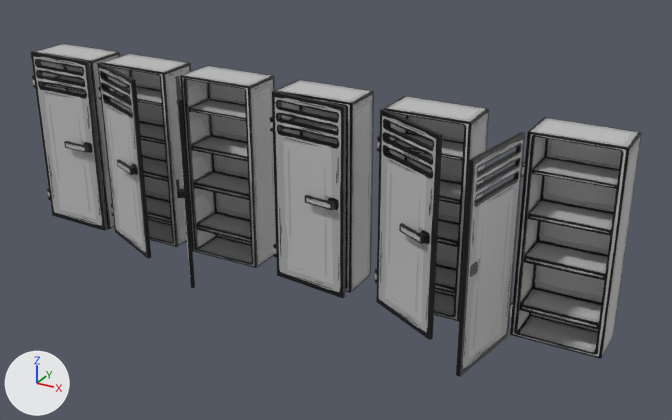
What one commit did to the Blender file Blender work files/space_lockers.blend.
Rendered twice from a 50 mm lens placed at (23.46, -18.4, 10.73), pointed at (13.87, -0.98, 2.02). Arrows for +X, +Y and +Z are at lower left; the lights stay in place.
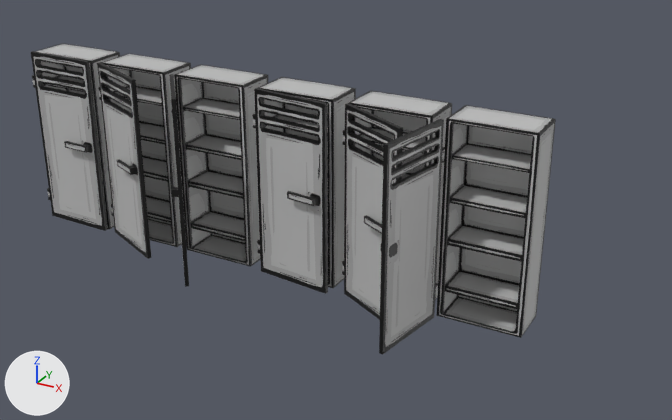
The change, as a list of edits to the scene's bpy script:
```text
Change ob_cube_002:
    ob_cube_002.location: (10.22, -0.13, -0.02) -> (10.05, -0.13, -0.02)
Change ob_cube_003:
    ob_cube_003.location: (13.04, 0.12, -0.02) -> (12.57, 0.12, -0.02)
Change ob_cube_004:
    ob_cube_004.location: (15.77, -0.02, -0.02) -> (14.91, -0.02, -0.02)
Change ob_cube_006:
    ob_cube_006.location: (18.55, -0.21, -0.02) -> (16.8, -0.21, -0.02)
```

Location of each change, [x1, y1, x2, y2] in pixels of the pictures (672 x 420 px):
'Cube.006', moved: before [456, 117, 642, 377]; after [379, 105, 556, 354]
'Cube.004', moved: before [375, 96, 489, 340]; after [342, 90, 452, 320]
'Cube.003', moved: before [270, 79, 374, 298]; after [252, 77, 356, 294]
'Cube.002', moved: before [175, 65, 276, 288]; after [169, 65, 269, 287]
